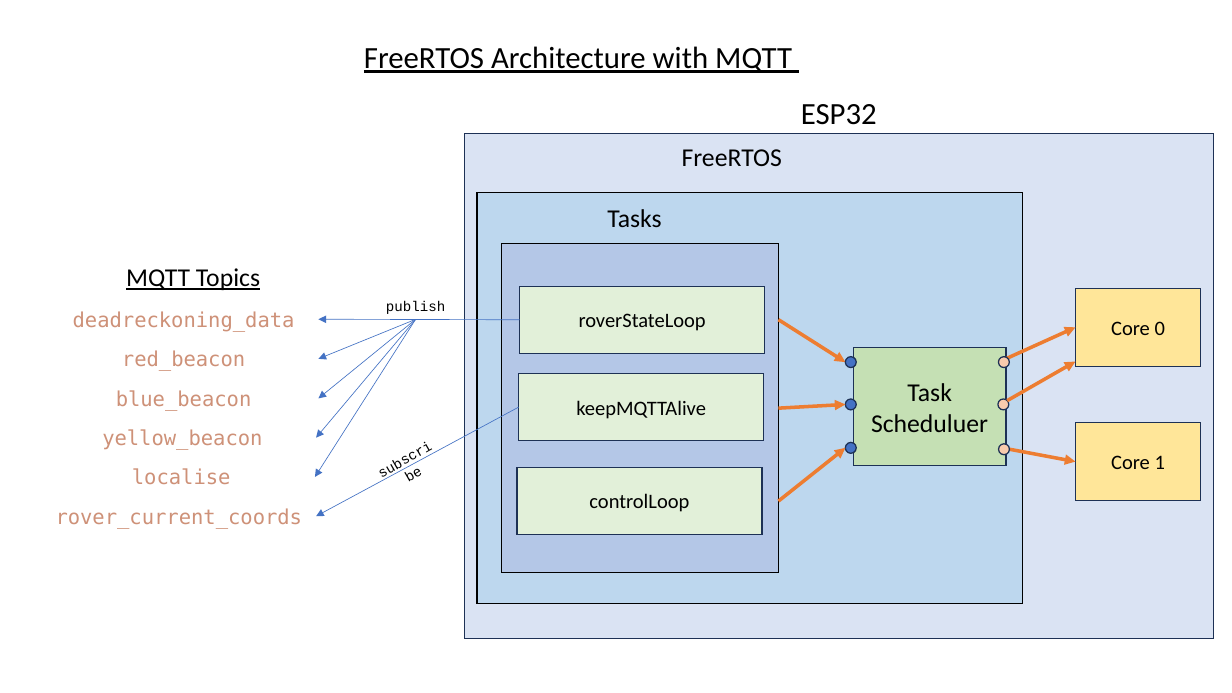
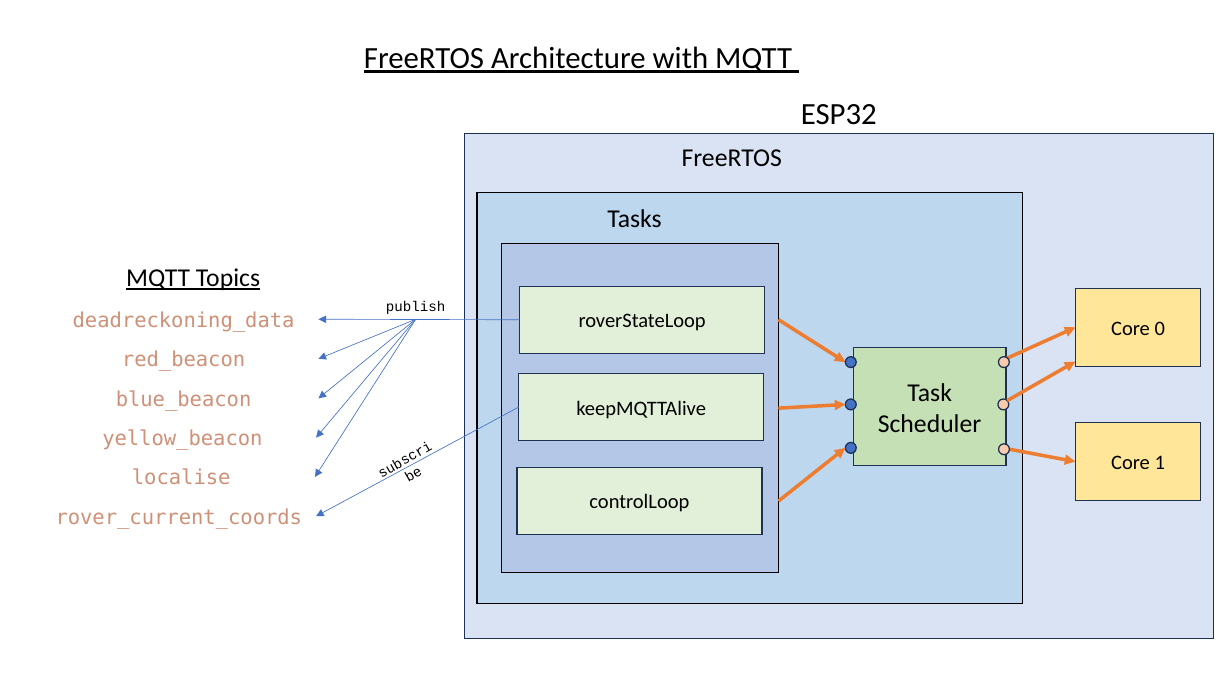
Before and after one commit to clemenkok/BalanceBug, a slide deck: slide 2 of report/report diagrams.pptx. Drawn at 1232x693 pixels with LibreOffice and Linux fonts; fonts in the diff are those of the drawing. Boxes give left, top, right and bottom in pixels: in the first picture for what was removed or moved away, otherwise in the second. Text is boxed around its words. In the diff, an @@ line names an element or a change of style, - is before the commit and + after.

```diff
--- a/report/report diagrams.pptx
+++ b/report/report diagrams.pptx
@@ text in rectangle at [878,383,982,432]: text changed @@
-Task Scheduluer
+Task Scheduler
```
Also in this commit, not shown: 2 other files.
